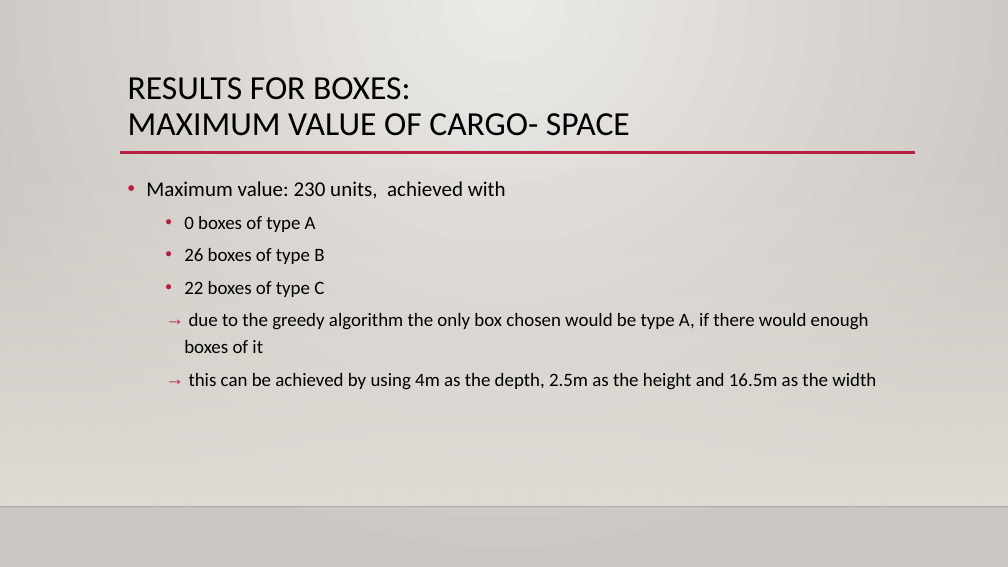
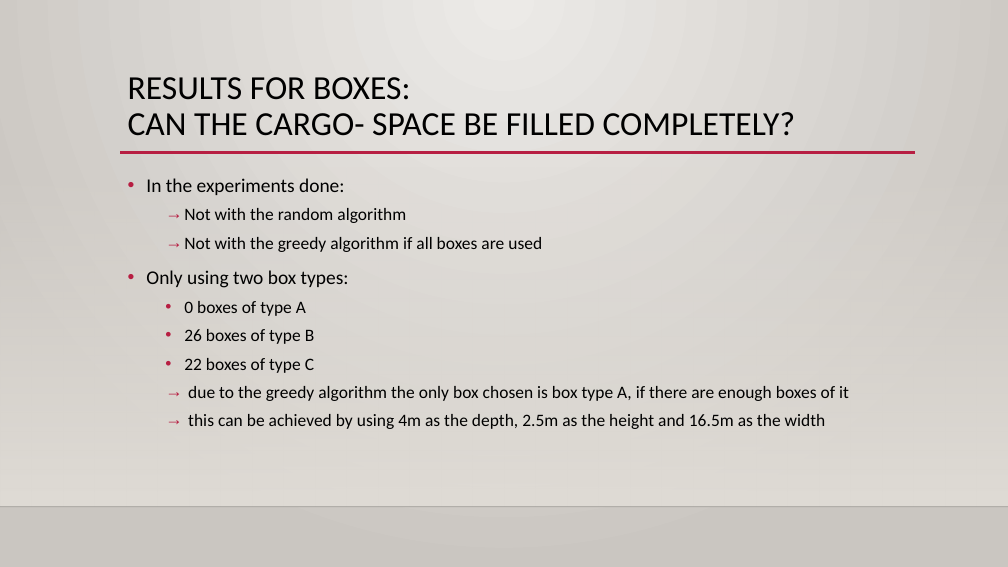
Before and after one commit to 31l3311/Pentominoes, a slide deck: slide 10 of project 3.pptx (slide 11 before the commit). Drawn at 1008x567 pixels with LibreOffice and Linux fonts; fonts in the diff are those of the drawing; background and template pictures are left out. Boxes give left, top, right and bottom in pixels: in the first picture for what was removed or moved away, otherwise in the second. Text is boxed around its words. In the diff, an @@ line names an element or a change of style, - is before the commit and + after.

```diff
--- a/project 3.pptx
+++ b/project 3.pptx
@@ title at (128, 77, 796, 136): text changed @@
-RESULTS FOR BOXES:
-MAXIMUM VALUE OF CARGO- SPACE
+RESULTS FOR BOXES:
+CAN THE CARGO- SPACE BE FILLED COMPLETELY?
@@ text at (146, 178, 542, 288): text changed; size 20 to 16.6 pt @@
-• Maximum value: 230 units, achieved with
+• In the experiments done:
+  → Not with the random algorithm
+  → Not with the greedy algorithm if all boxes are used
+• Only using two box types:
@@ text at (184, 301, 826, 429): size 18 to 16.6 pt in "0 boxes of type A", "26 boxes of type B", "22 boxes of type C", "this can be achieved by using 4m ..."; line spacing 1.2 to 1.1 @@
@@ text at (188, 386, 849, 401): text changed; size 18 to 16.6 pt @@
-  → due to the greedy algorithm the only box chosen would be type A, if there would enough boxes of it
+  → due to the greedy algorithm the only box chosen is box type A, if there are enough boxes of it
```
Also in this commit, not shown: 7 other slides changed, 10 slides added, 2 slides removed.
